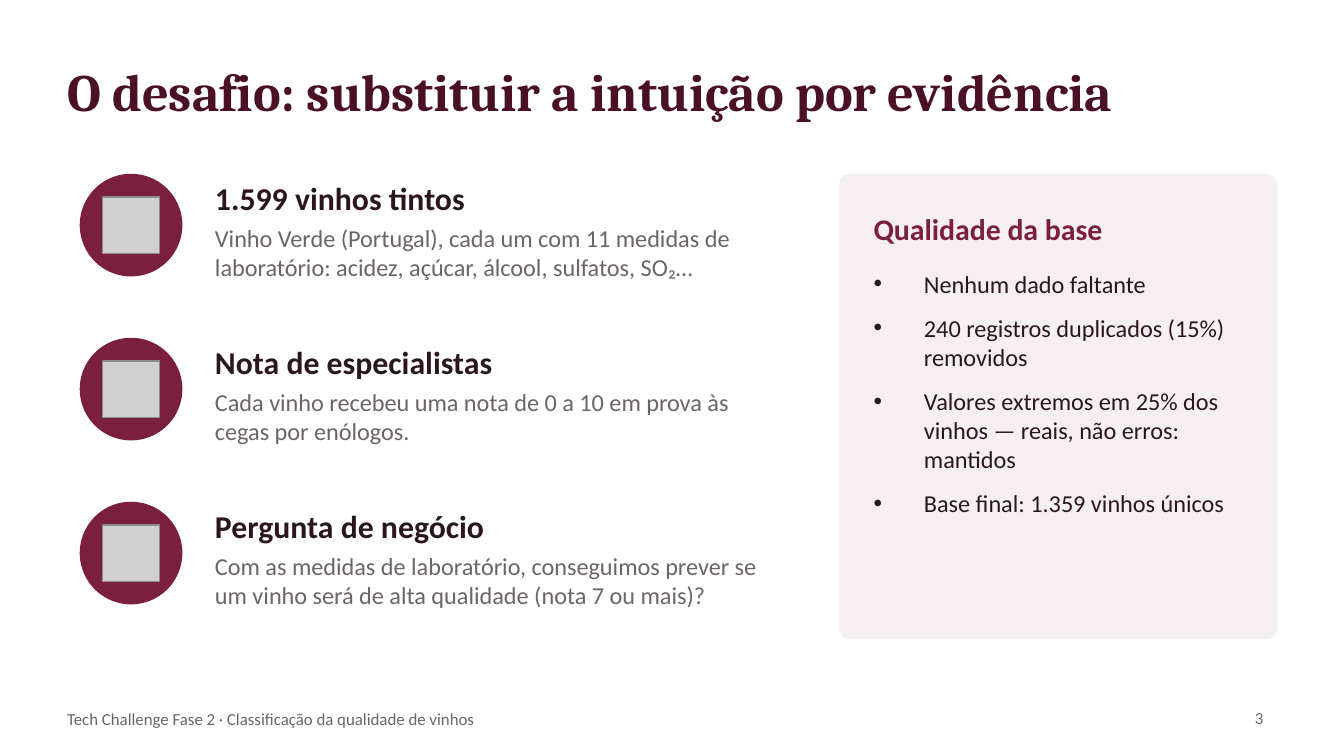
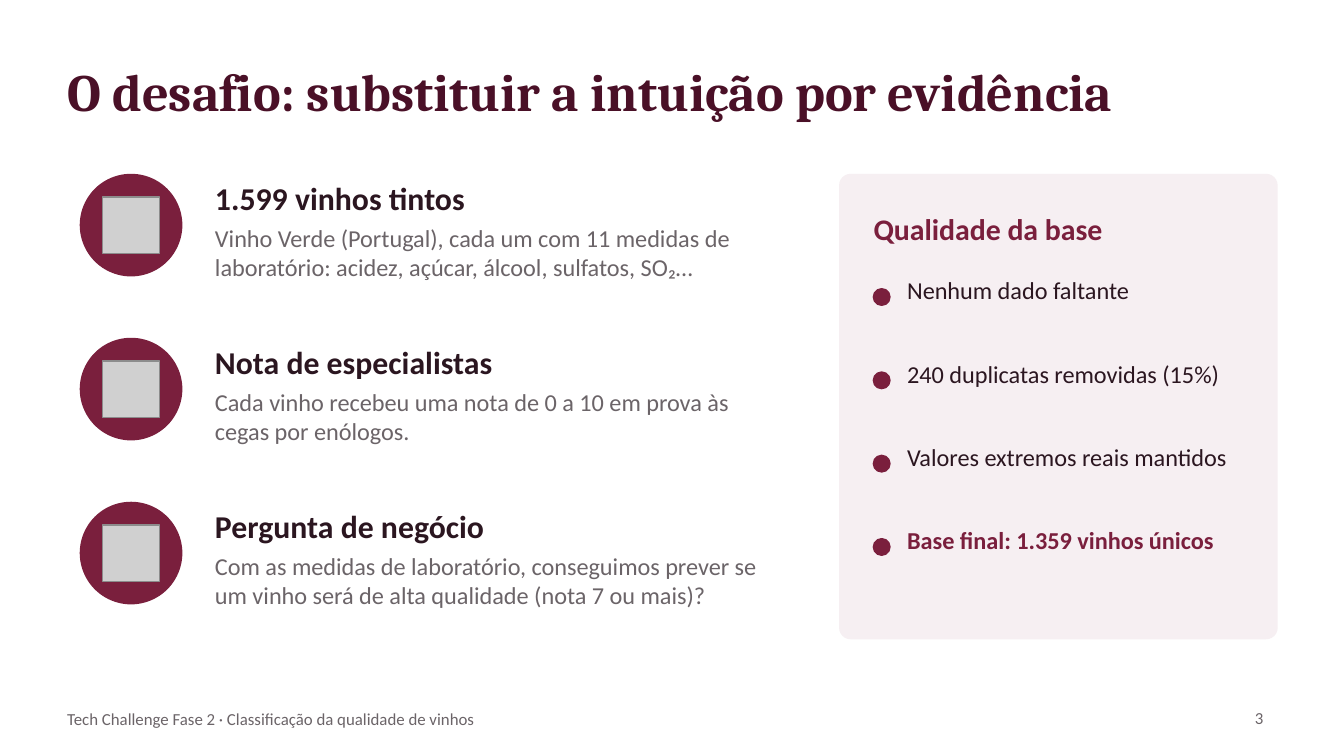
Before and after one commit to Deogadox/wine-quality-classification, a slide deck: slide 3 of presentation/apresentacao_executiva.pptx. Drawn at 1344x756 pixels with LibreOffice and Linux fonts; fonts in the diff are those of the drawing; grey boxes stand for pictures. Boxes give left, top, right and bottom in pixels: in the first picture for what was removed or moved away, otherwise in the second. Text is boxed around its words. In the diff, an @@ line names an element or a change of style, - is before the commit and + after.

```diff
--- a/presentation/apresentacao_executiva.pptx
+++ b/presentation/apresentacao_executiva.pptx
@@ ellipse added at [874, 289, 890, 305], fill #7A1F3D, outline #7A1F3D 1 pt @@
@@ text added at [907, 282, 1129, 299], 13 pt, text #2B1620 @@
+Nenhum dado faltante
@@ text removed at [924, 276, 1225, 512] @@
-• Nenhum dado faltante
-• 240 registros duplicados (15%) removidos
-• Valores extremos em 25% dos vinhos — reais, não erros: mantidos
-• Base final: 1.359 vinhos únicos
@@ ellipse added at [874, 372, 890, 388], fill #7A1F3D, outline #7A1F3D 1 pt @@
@@ text added at [907, 365, 1219, 387], 13 pt, text #2B1620 @@
+240 duplicatas removidas (15%)
@@ text added at [907, 449, 1226, 466], 13 pt, text #2B1620 @@
+Valores extremos reais mantidos
@@ ellipse added at [874, 456, 890, 472], fill #7A1F3D, outline #7A1F3D 1 pt @@
@@ ellipse added at [874, 539, 890, 555], fill #7A1F3D, outline #7A1F3D 1 pt @@
@@ text added at [907, 532, 1214, 549], 13 pt, text #7A1F3D, bold @@
+Base final: 1.359 vinhos únicos
```
Also in this commit, not shown: 2 other slides changed, 3 other files.
